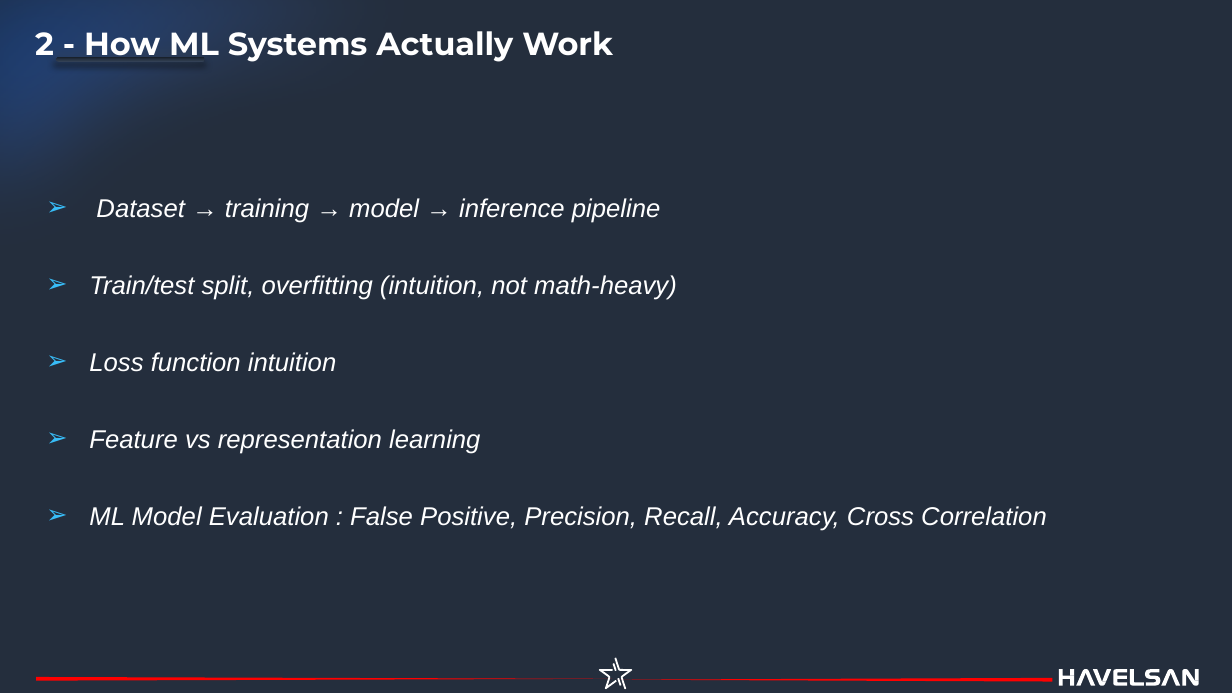
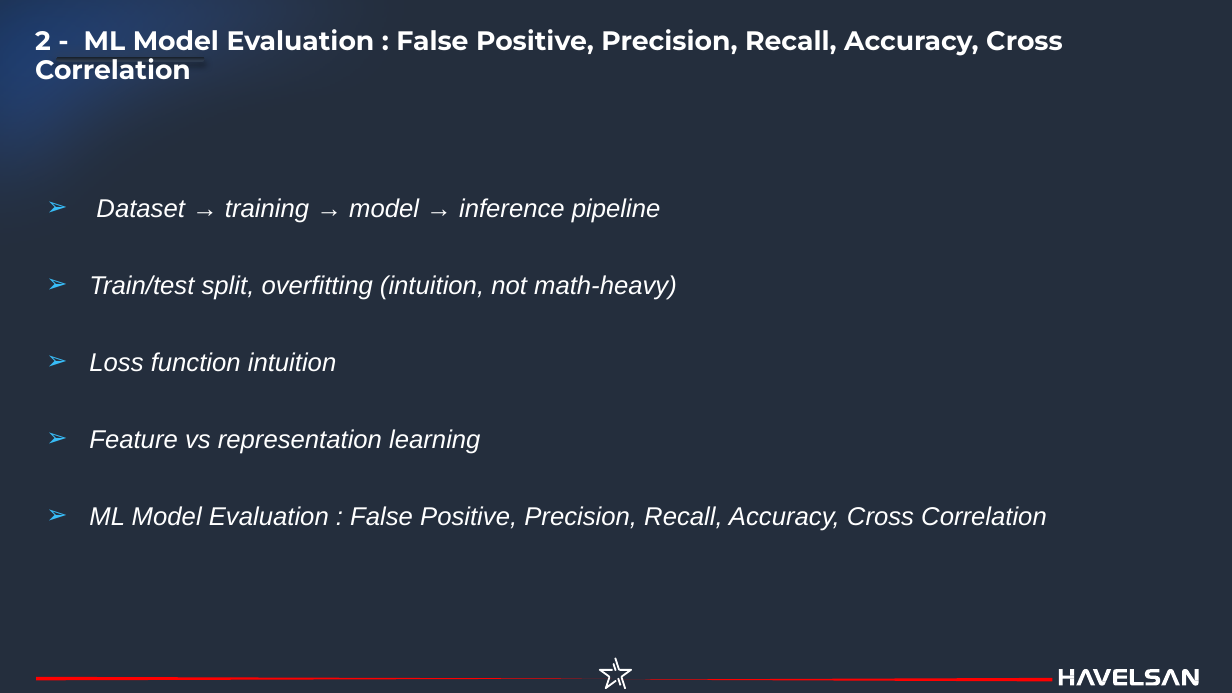
Before and after one commit to havelsan/YZ_EGITIM, a slide deck: slide 26 of presentations/01.Day_1_—_Core_AI_and_Machine_Learning_Foundations_Engineer-Oriented.pptx (slide 22 before the commit). Drawn at 1232x693 pixels with LibreOffice and Linux fonts; fonts in the diff are those of the drawing. Boxes give left, top, right and bottom in pixels: in the first picture for what was removed or moved away, otherwise in the second. Text is boxed around its words. In the diff, an @@ line names an element or a change of style, - is before the commit and + after.

```diff
--- a/presentations/01.Day_1_—_Core_AI_and_Machine_Learning_Foundations_Engineer-Oriented.pptx
+++ b/presentations/01.Day_1_—_Core_AI_and_Machine_Learning_Foundations_Engineer-Oriented.pptx
@@ text at (35,29,1063,80): text changed; size 24.9 to 20.8 pt @@
-2 - How ML Systems Actually Work
+2 - ML Model Evaluation : False Positive, Precision, Recall, Accuracy, Cross Correlation
@@ outline redrawn in 5 elements at (0,0,1052,539), (36,677,613,681), (617,678,1053,682), (56,57,205,62), (56,57,205,62) @@
```
Also in this commit, not shown: 25 other slides changed, 5 slides added, 2 slides removed, 4 other files.
